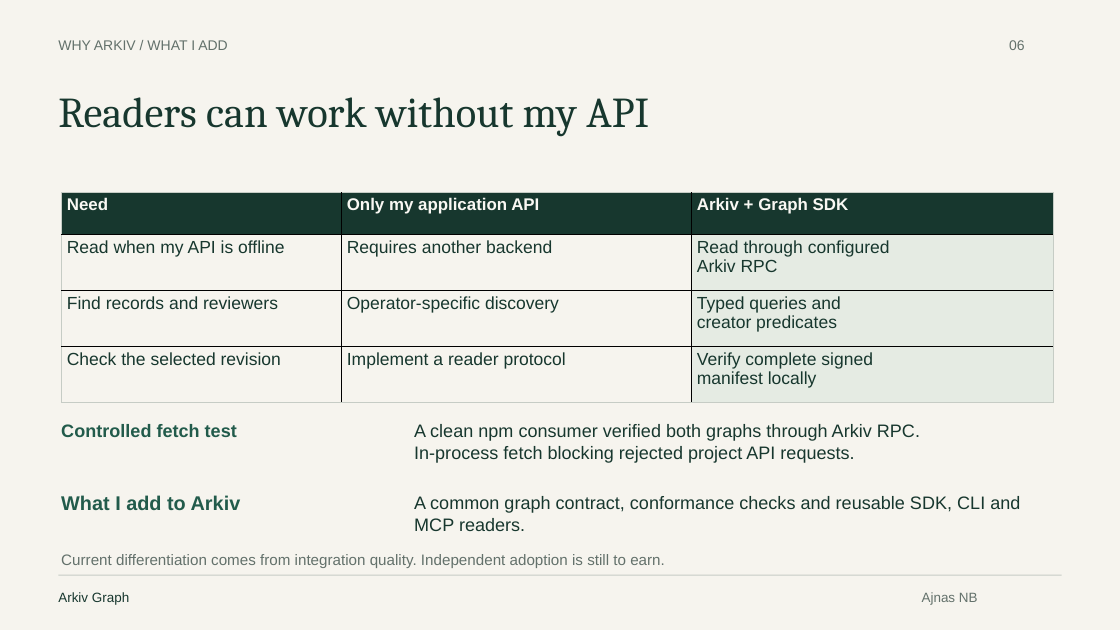
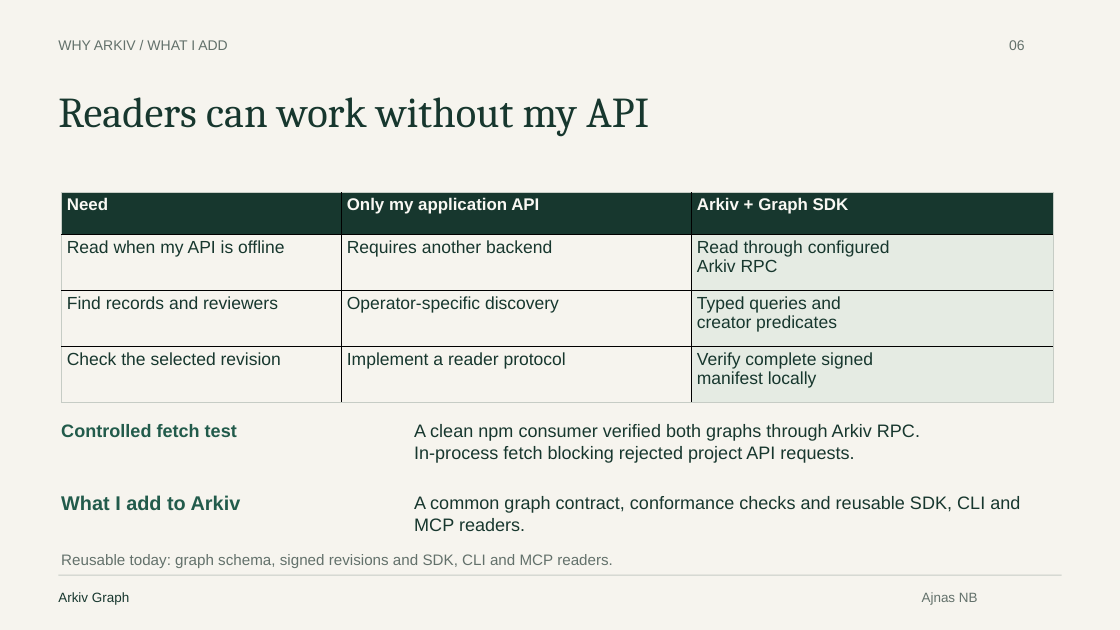
Before and after one commit to AjnasNB/app-passport, a slide deck: slide 6 of apps/web/public/downloads/arkiv-graph-pitch.pptx. Drawn at 1120x630 pixels with LibreOffice and Linux fonts; fonts in the diff are those of the drawing. Boxes give left, top, right and bottom in pixels: in the first picture for what was removed or moved away, otherwise in the second. Text is boxed around its words. In the diff, an @@ line names an element or a change of style, - is before the commit and + after.

```diff
--- a/apps/web/public/downloads/arkiv-graph-pitch.pptx
+++ b/apps/web/public/downloads/arkiv-graph-pitch.pptx
@@ text at (61, 554, 613, 568): text changed @@
-Current differentiation comes from integration quality. Independent adoption is still to earn.
+Reusable today: graph schema, signed revisions and SDK, CLI and MCP readers.
```
Also in this commit, not shown: 3 other slides changed, 10 other files.
